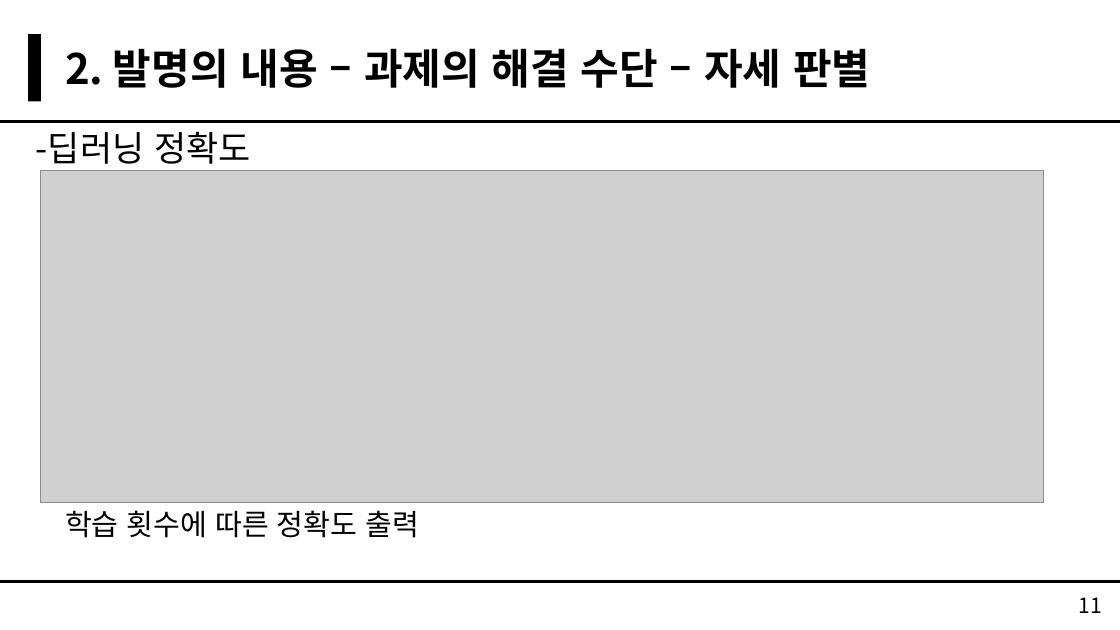
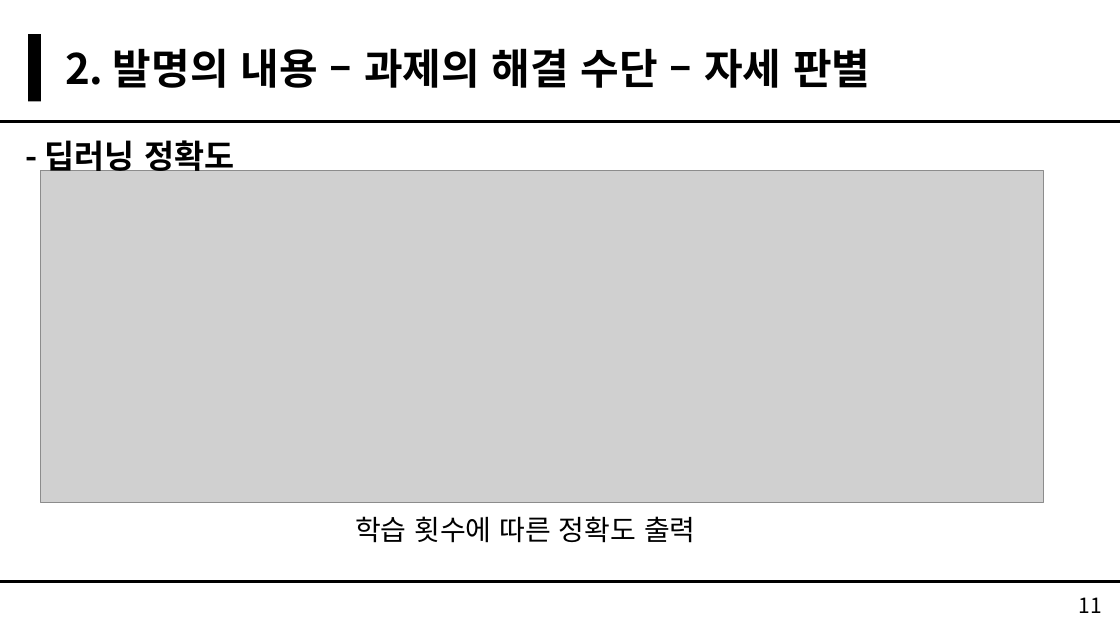
Before and after one commit to greatmanfantasy/GGCS, a slide deck: slide 11 of Report/특허경진대회/특허경진대회 발표 PPT - 개가천선.pptx. Drawn at 1120x630 pixels with LibreOffice and Linux fonts; fonts in the diff are those of the drawing; grey boxes stand for pictures. Boxes give left, top, right and bottom in pixels: in the first picture for what was removed or moved away, otherwise in the second. Text is boxed around its words. In the diff, an @@ line names an element or a change of style, - is before the commit and + after.

```diff
--- a/Report/특허경진대회/특허경진대회 발표 PPT - 개가천선.pptx
+++ b/Report/특허경진대회/특허경진대회 발표 PPT - 개가천선.pptx
@@ text at [45, 140, 234, 176]: text changed; size 30 to 28 pt; bold on @@
--딥러닝 정확도
+- 딥러닝 정확도
@@ text "학습 횟수에 따른 정확도 출력": place and size @@
-text "학습 횟수에 따른 정확도 출력" at [65, 510, 419, 538]
+text "학습 횟수에 따른 정확도 출력" at [355, 516, 696, 543]
@@ text "학습 횟수에 따른 정확도 출력" at [355, 516, 696, 543]: size 25 to 24 pt @@
```
Also in this commit, not shown: 3 other slides changed, 3 other files.
